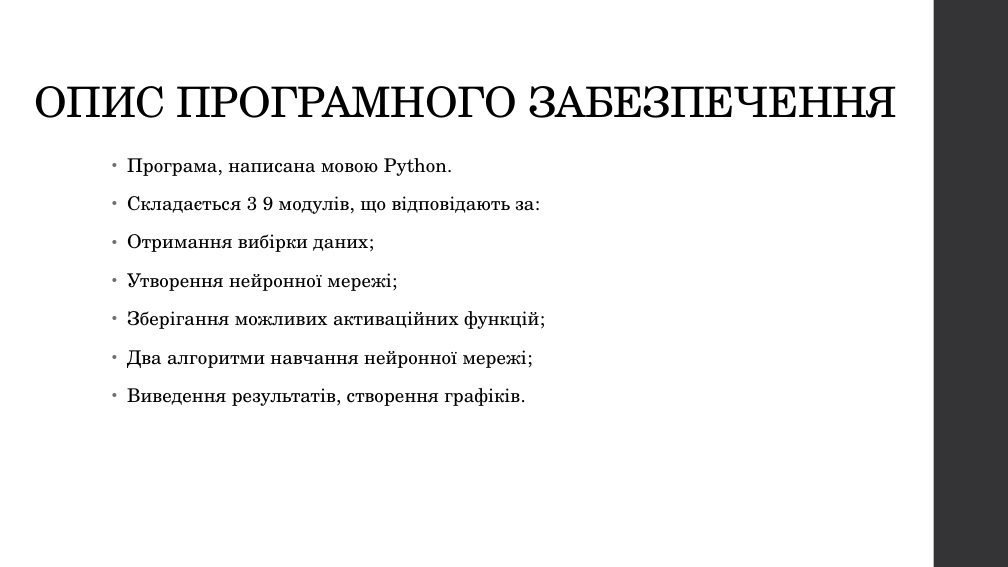
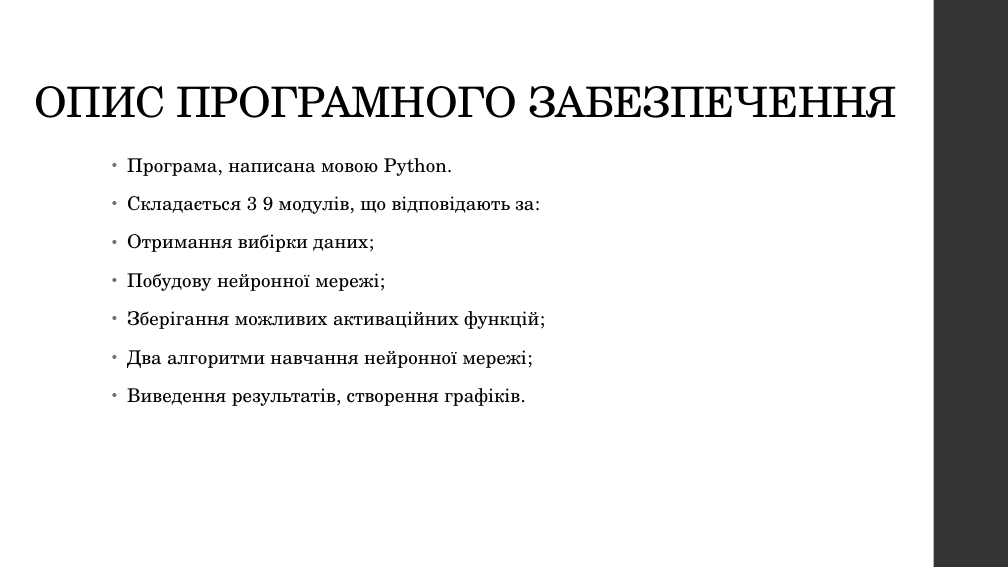
Before and after one commit to Romchyk-S/Thesis, a slide deck: slide 8 of Застосування методів машинного навчання для прогнозування елементів конструкцій.pptx. Drawn at 1008x567 pixels with LibreOffice and Linux fonts; fonts in the diff are those of the drawing. Boxes give left, top, right and bottom in pixels: in the first picture for what was removed or moved away, otherwise in the second. Text is boxed around its words. In the diff, an @@ line names an element or a change of style, - is before the commit and + after.

```diff
--- a/Застосування методів машинного навчання для прогнозування елементів конструкцій.pptx
+++ b/Застосування методів машинного навчання для прогнозування елементів конструкцій.pptx
@@ text at (127,273,379,291): text changed @@
-• Утворення нейронної мережі;
+• Побудову нейронної мережі;
```
Also in this commit, not shown: 5 other slides changed, 14 other files.
